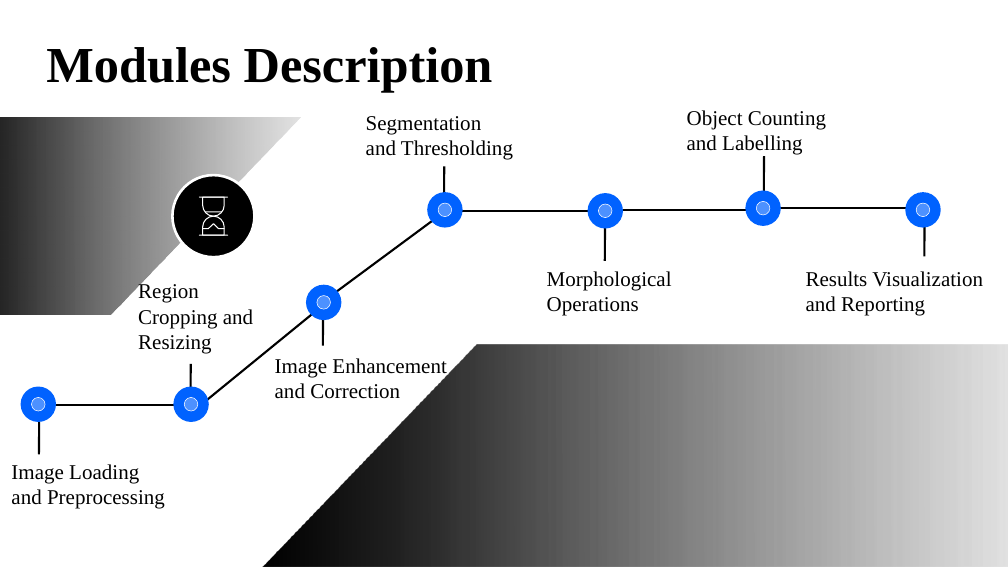
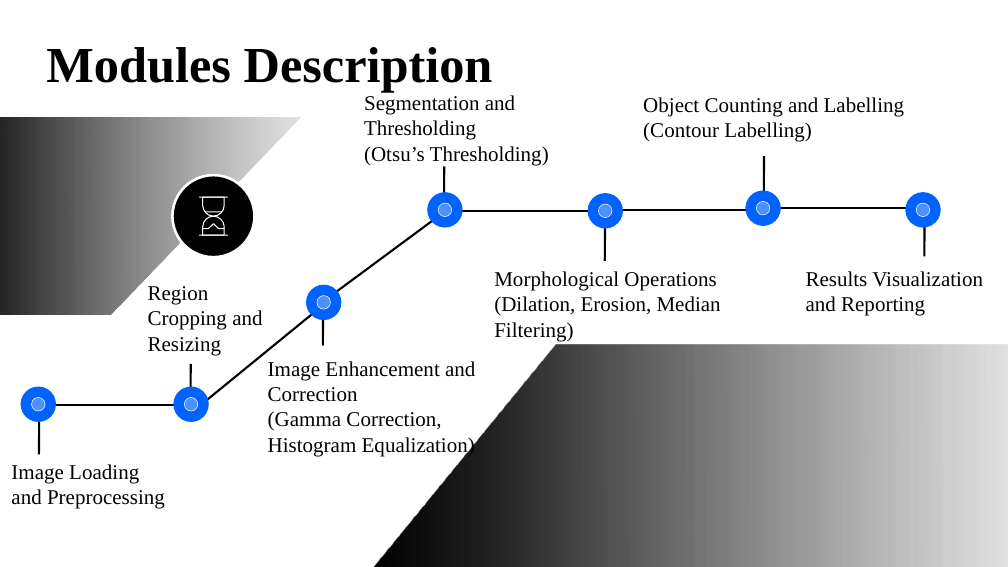
Before and after one commit to Chakrapani2122/Major-Project, a slide deck: slide 8 of Major Project.pptx. Drawn at 1008x567 pixels with LibreOffice and Linux fonts; fonts in the diff are those of the drawing. Boxes give left, top, right and bottom in pixels: in the first picture for what was removed or moved away, otherwise in the second. Text is boxed around its words. In the diff, an @@ line names an element or a change of style, - is before the commit and + after.

```diff
--- a/Major Project.pptx
+++ b/Major Project.pptx
@@ text "Segmentation and Thresholding": place and size @@
-text "Segmentation and Thresholding" at [366,116,513,160]
+text "Segmentation and Thresholding" at [364,95,549,165]
@@ text "Object Counting and Labelling": place and size @@
-text "Object Counting and Labelling" at [687,110,826,155]
+text "Object Counting and Labelling" at [643,97,905,142]
@@ text at [364,146,549,165]: paragraph added @@
+(Otsu’s Thresholding)
@@ text at [643,122,812,142]: paragraph added @@
+(Contour Labelling)
@@ text "Morphological Operations": place and size @@
-text "Morphological Operations" at [547,271,672,316]
+text "Morphological Operations" at [494,271,721,341]
@@ text "Region Cropping and Resizing": place and size @@
-text "Region Cropping and Resizing" at [138,282,253,354]
+text "Region Cropping and Resizing" at [148,286,262,355]
@@ text at [494,296,721,341]: paragraph added @@
+(Dilation, Erosion, Median Filtering)
@@ text "Image Enhancement and Correction": place and size @@
-text "Image Enhancement and Correction" at [275,358,446,399]
+text "Image Enhancement and Correction" at [268,361,475,456]
@@ freeform shape: place and size @@
-freeform shape at [262,345,1008,567]
+freeform shape at [374,345,1008,567]
@@ text at [268,411,475,456]: paragraph added @@
+(Gamma Correction, Histogram Equalization)
```
Also in this commit, not shown: 10 other slides changed.
